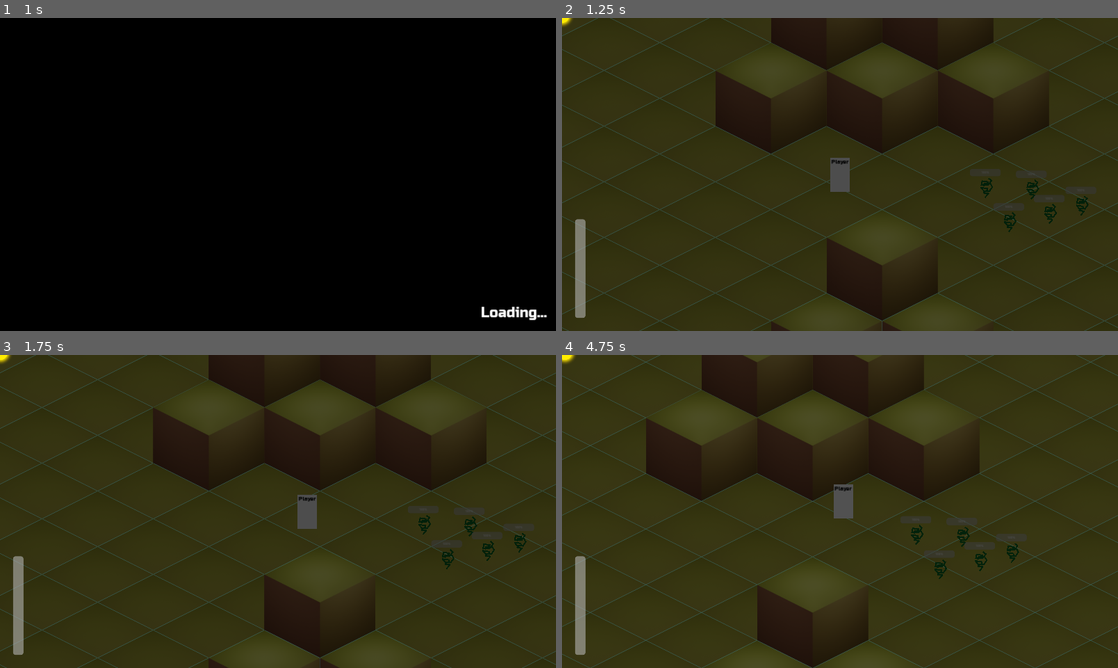
Above: before the commit, frames 1-4 (two rows, left to right).
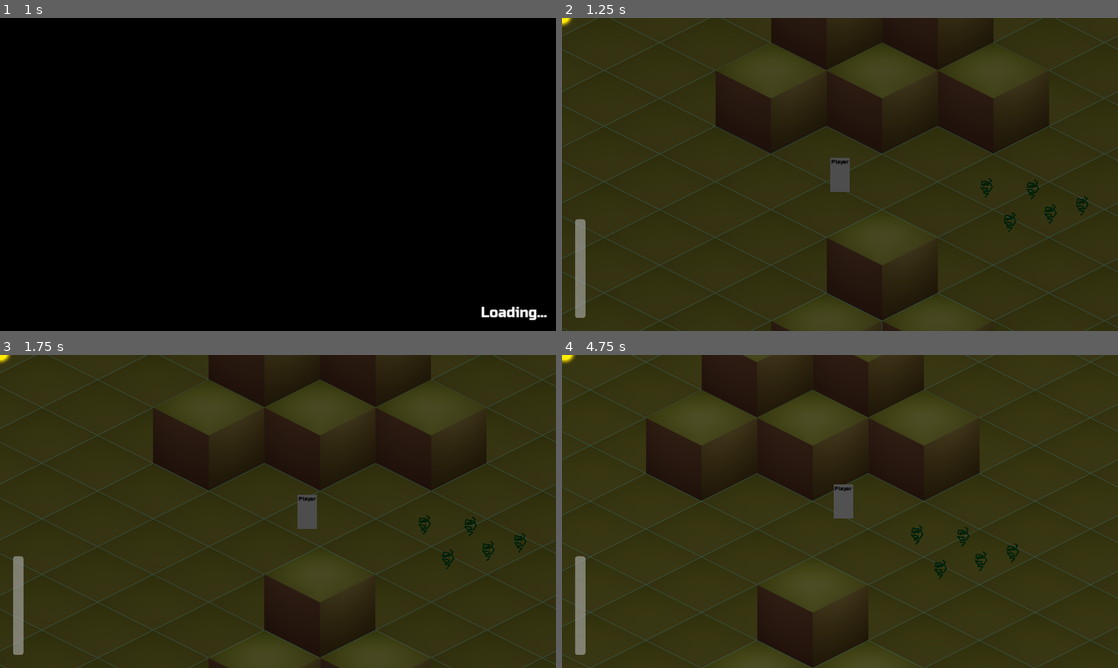
Above: after the commit, the same moments.

Repository: lorentzo/jagoda-jam
Game: Godot game, scene res://Scenes/MainMenu.tscn
The game is run twice, just before and just after one commit, with the same random seed, the same clock (stepped at 60 frames per second) and the same inputs.
Inputs:
- Up to frame 1 (1 s): click "Play" at 0.5 s
- Up to frame 2 (1.25 s): no input
- Up to frame 3 (1.75 s): hold Right (walk-right) from 1.28 s (still down); hold Space (use-item, bound only after the commit) from 1.28 s (still down)
- Up to frame 4 (4.75 s): release Right (walk-right) at 2.03 s; release Space (use-item, bound only after the commit) at 2.03 s; hold Down (walk-down) 2.03-2.78 s; tap Space (use-item, bound only after the commit) at 2.1, 3.6 s; hold Right (walk-right) 2.78-3.53 s; hold Space (use-item, bound only after the commit) 2.78-3.53 s; hold Up (walk-up) 3.53-4.28 s; hold Left (walk-left) from 4.28 s (still down); hold Space (use-item, bound only after the commit) from 4.28 s (still down)

Frame 1 is identical in both runs. In frame 2, less than 0.1% of the frame differs, in the area x 75-95%, y 48-61%; in frame 3, less than 0.1%; in frame 4, 0.4%, in the area x 60-82%, y 51-65%.

Commit message:
Add plant refreshing

Diff:
--- a/jagoda/Scenes/Plant.gd
+++ b/jagoda/Scenes/Plant.gd
@@ -1,9 +1,11 @@
-extends Sprite2D
+class_name Plant
+extends Area2D
 
+const MAX_FRESHNESS: float = 100.0
 const MAX_FRESHNESS_LOST_PER_SECOND: float = 0.5
 const DAY_MULTIPLIER_DEVIATION: float = 0.5
 
-var freshness: float = 100
+var freshness: float = MAX_FRESHNESS
 var current_sun_intensity = 0
 var day_multiplier: float = 1.0
 
@@ -20,6 +22,12 @@
 func _die():
 	queue_free()
 
+func refresh(additional_freshness):
+	self.freshness = min(self.freshness + additional_freshness, MAX_FRESHNESS)
+
+func set_freshness_visible(value: bool):
+	$ProgressBar.visible = value
+
 func on_sun_intensity_changed(sun_intensity):
 	self.current_sun_intensity = sun_intensity
 
--- a/jagoda/Scenes/Plant.tscn
+++ b/jagoda/Scenes/Plant.tscn
@@ -1,8 +1,12 @@
-[gd_scene load_steps=2 format=3 uid="uid://ctkkf7cs18f3e"]
+[gd_scene load_steps=3 format=3 uid="uid://ctkkf7cs18f3e"]
 
 [ext_resource type="Script" path="res://Scenes/Plant.gd" id="1_wccxx"]
 
-[node name="Plant" type="Sprite2D" groups=["plant"]]
+[sub_resource type="CapsuleShape2D" id="CapsuleShape2D_8daej"]
+radius = 15.0
+height = 48.0
+
+[node name="Plant" type="Area2D" groups=["plant"]]
 y_sort_enabled = true
 script = ExtResource("1_wccxx")
 
@@ -13,6 +17,7 @@
 default_color = Color(0, 0.419608, 0.137255, 1)
 
 [node name="ProgressBar" type="ProgressBar" parent="."]
+visible = false
 anchors_preset = 8
 anchor_left = 0.5
 anchor_top = 0.5
@@ -27,3 +32,7 @@
 theme_override_font_sizes/font_size = 7
 step = 1.0
 value = 100.0
+
+[node name="CollisionShape2D" type="CollisionShape2D" parent="."]
+position = Vector2(2, -24)
+shape = SubResource("CapsuleShape2D_8daej")
--- a/jagoda/Scenes/Player.gd
+++ b/jagoda/Scenes/Player.gd
@@ -1,3 +1,4 @@
+class_name Player
 extends CharacterBody2D
 
 const WALK_SPEED = 150.0
@@ -7,6 +8,7 @@
 
 var freshness: float = 100
 var current_sun_intensity = 0
+var visible_plants: Dictionary = {}
 
 func on_sun_intensity_changed(sun_intensity):
 	self.current_sun_intensity = sun_intensity
@@ -24,9 +26,25 @@
 	elif Input.is_action_pressed("walk-down"):
 		walk_velocity.y = 1
 
+	if Input.is_action_pressed("use-item"):
+		for plant in self.visible_plants.keys():
+			plant.refresh(5.0 * delta)
+
+	if walk_velocity.x != 0:
+		$RefreshArea.scale.x = walk_velocity.x
+
 	self.velocity = walk_velocity.normalized() * WALK_SPEED
 	move_and_slide()
 
 	var freshness_lost_per_second = self.current_sun_intensity * MAX_FRESHNESS_LOST_PER_SECOND
 	self.freshness = max(self.freshness - freshness_lost_per_second * delta, 0)
 	self.player_freshness_changed.emit(self.freshness)
+
+func _on_refresh_area_area_entered(area):
+	if area is Plant:
+		area.set_freshness_visible(true)
+		self.visible_plants[area] = true
+
+func _on_refresh_area_area_exited(area):
+	if self.visible_plants.erase(area):
+		area.set_freshness_visible(false)
--- a/jagoda/Scenes/Player.tscn
+++ b/jagoda/Scenes/Player.tscn
@@ -6,6 +6,9 @@
 [sub_resource type="CapsuleShape2D" id="CapsuleShape2D_pyes3"]
 radius = 22.0
 height = 74.0
+
+[sub_resource type="RectangleShape2D" id="RectangleShape2D_8ctm2"]
+size = Vector2(107, 113)
 
 [node name="Player" type="CharacterBody2D"]
 y_sort_enabled = true
@@ -45,3 +48,12 @@
 theme_override_fonts/font = ExtResource("1_b7613")
 theme_override_font_sizes/font_size = 12
 text = "Player"
+
+[node name="RefreshArea" type="Area2D" parent="."]
+
+[node name="CollisionShape2D" type="CollisionShape2D" parent="RefreshArea"]
+position = Vector2(63.5, 0)
+shape = SubResource("RectangleShape2D_8ctm2")
+
+[connection signal="area_entered" from="RefreshArea" to="." method="_on_refresh_area_area_entered"]
+[connection signal="area_exited" from="RefreshArea" to="." method="_on_refresh_area_area_exited"]
--- a/jagoda/project.godot
+++ b/jagoda/project.godot
@@ -51,6 +51,11 @@
 "events": [Object(InputEventKey,"resource_local_to_scene":false,"resource_name":"","device":0,"window_id":0,"alt_presse …(181 unchanged characters)…
 ]
 }
+use-item={
+"deadzone": 0.0,
+"events": [Object(InputEventKey,"resource_local_to_scene":false,"resource_name":"","device":-1,"window_id":0,"alt_pressed":false,"shift_pressed":false,"ctrl_pressed":false,"meta_pressed":false,"pressed":false,"keycode":0,"physical_keycode":32,"key_label":0,"unicode":32,"echo":false,"script":null)
+]
+}
 
 [rendering]
 
Not shown: 1 places in jagoda/Scenes/Player.tscn that only renumber resources
